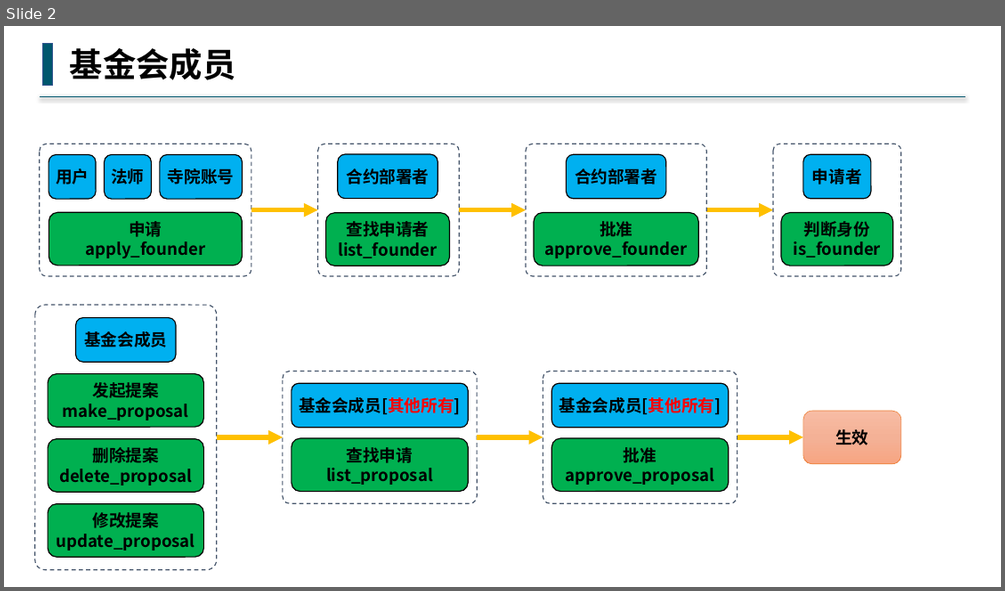
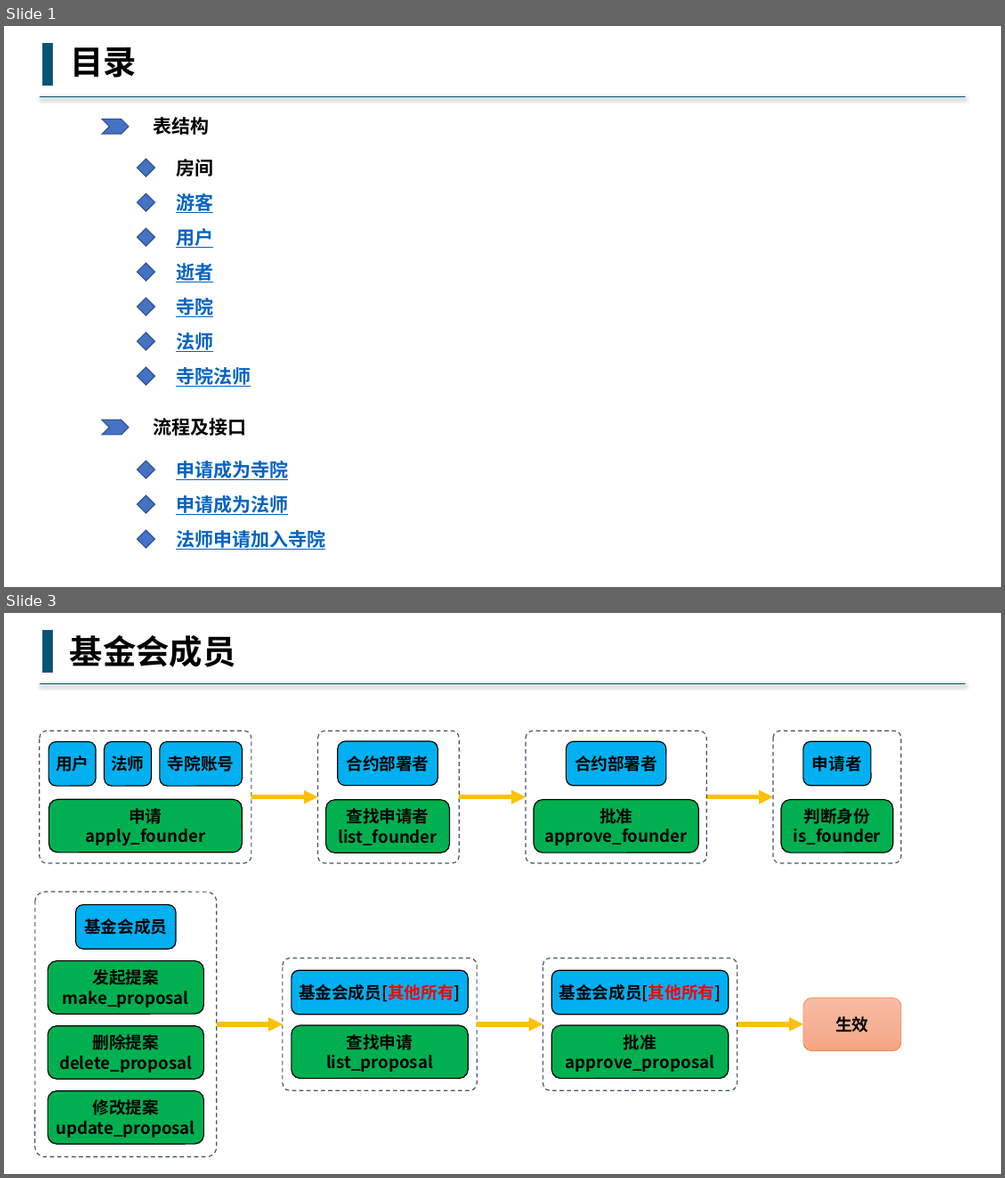
Before and after one commit to buddhachain/buddhaContract, a slide deck: doc/04.视频直播.pptx. Shown one above the other, each under a label of ours: slide 2 before the commit, slides 1 and 3 after it; the slides between them are not shown. The pictures are 1005x591 and 1005x1178 pixels, drawn with LibreOffice and Linux fonts; fonts in the diff are those of the drawing. Boxes give left, top, right and bottom in pixels: in the first picture for what was removed or moved away, otherwise in the second. Text is boxed around its words. In the diff, an @@ line names an element or a change of style, - is before the commit and + after.

```diff
--- a/doc/04.视频直播.pptx
+++ b/doc/04.视频直播.pptx
@@ slide 1 added at [4, 26, 1001, 587], background #FFFFFF @@
@@ rectangle added at [43, 43, 53, 85], fill #00576E, outline #325491 1 pt @@
@@ text added at [71, 47, 138, 78], 32 pt, text #000000, bold @@
+目录
@@ line added from (966, 97) to (39, 97), #00576E 1.5 pt @@
@@ chevron added at [102, 119, 128, 135], fill #4472C4, outline #325491 1 pt @@
@@ text added at [154, 117, 210, 135], 18 pt, text #000000, bold @@
+表结构
@@ text added at [176, 159, 213, 176], 18 pt, text #000000, bold @@
+房间
@@ diamond added at [138, 160, 155, 177], fill #4472C4, outline #325491 1 pt @@
@@ diamond added at [138, 193, 155, 211], fill #4472C4, outline #325491 1 pt @@
@@ text added at [176, 191, 213, 214], 18 pt, text #0563C1, bold, underline @@
+游客
@@ diamond added at [138, 229, 155, 247], fill #4472C4, outline #325491 1 pt @@
@@ text added at [176, 228, 213, 248], 18 pt, text #0563C1, bold, underline @@
+用户
@@ diamond added at [138, 263, 155, 281], fill #4472C4, outline #325491 1 pt @@
@@ text added at [176, 260, 213, 283], 18 pt, text #0563C1, bold, underline @@
+逝者
@@ diamond added at [138, 297, 155, 315], fill #4472C4, outline #325491 1 pt @@
@@ text added at [176, 295, 213, 318], 18 pt, text #0563C1, bold, underline @@
+寺院
@@ diamond added at [138, 332, 155, 351], fill #4472C4, outline #325491 1 pt @@
@@ text added at [176, 332, 213, 352], 18 pt, text #0563C1, bold, underline @@
+法师
@@ diamond added at [138, 367, 155, 385], fill #4472C4, outline #325491 1 pt @@
@@ text added at [176, 367, 251, 386], 18 pt, text #0563C1, bold, underline @@
+寺院法师
@@ chevron added at [102, 420, 128, 435], fill #4472C4, outline #325491 1 pt @@
@@ text added at [154, 418, 247, 435], 18 pt, text #000000, bold @@
+流程及接口
@@ diamond added at [138, 460, 155, 478], fill #4472C4, outline #325491 1 pt @@
@@ text added at [176, 460, 288, 480], 18 pt, text #0563C1, bold, underline @@
+申请成为寺院
@@ diamond added at [138, 496, 155, 514], fill #4472C4, outline #325491 1 pt @@
@@ text added at [176, 495, 288, 515], 18 pt, text #0563C1, bold, underline @@
+申请成为法师
@@ diamond added at [138, 530, 155, 548], fill #4472C4, outline #325491 1 pt @@
@@ text added at [176, 530, 325, 549], 18 pt, text #0563C1, bold, underline @@
+法师申请加入寺院
@@ what was slide 2 is now slide 3 @@
```
Also in this commit, not shown: 1 other slide added, 1 slide removed, 1 other file.
